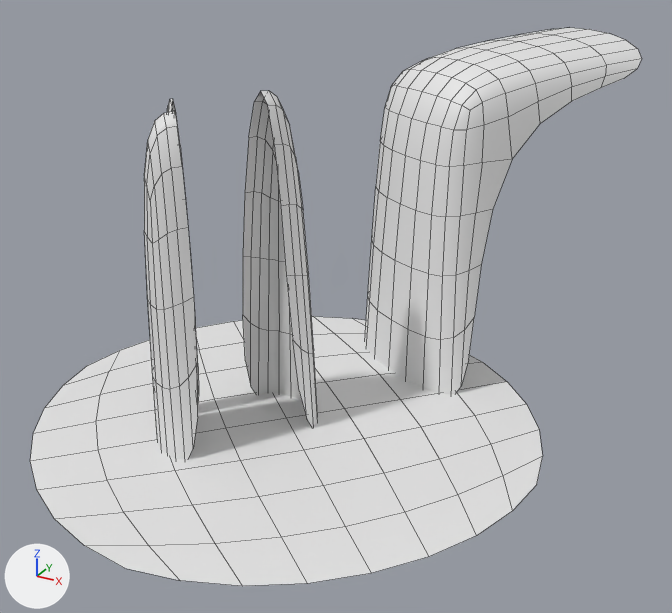
Renders of the FBX model Little-Final/Assets/Artwork/Nature/Terrain/StartZone/Models/New/waterfall.fbx from each side of a commit.
Both versions are drawn from a 50 mm lens placed at (43.5, -31.8, 23.5), pointed at (20.0, 11.1, 2.1). The lights are fixed; the arrows at lower left show +X, +Y and +Z. Mesh edges are drawn as thin lines. Where no turn or scale is listed for an object, it has been applied to the vertices.

Names of what the first picture shows: 'Waterfall'.
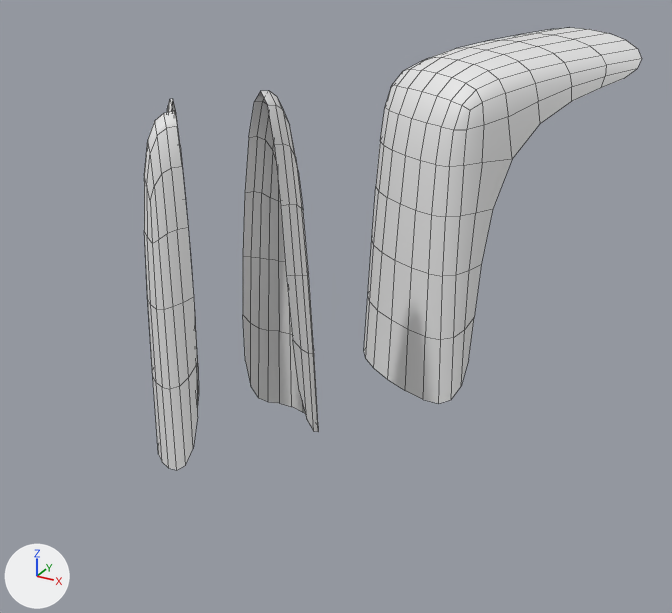
What changed in the scene script:
```text
Change me_waterfall:
    where me_waterfall.from_pydata(...)  # 469 vertices, 392 faces; spans x 4.6..33.4, y -7.4..32.1, z -4.2..15.9
    used by ob_waterfall; location = (0.0, 0.0, 0.0)
    me_waterfall part 1: the loose piece of 81 vertices spanning x 4.6..33.4, y -7.4..21.5, z -3.4 is deleted
```

Location of each change, [x1, y1, x2, y2] in pixels of the pictures (672 x 613 px):
'Waterfall', reshaped (19% narrower, 21% shorter)
    before: [30, 28, 642, 586]
    after: [144, 28, 642, 470]
part 1 of me_waterfall, deleted
    before: [30, 316, 543, 586]
